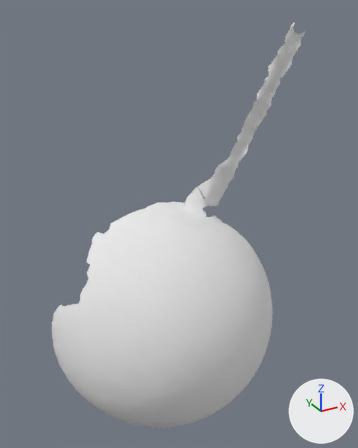
One commit to the OBJ model res/pendulum_horizontal/Pendulum_horizontal.000024.obj: the scene before it, then after it.
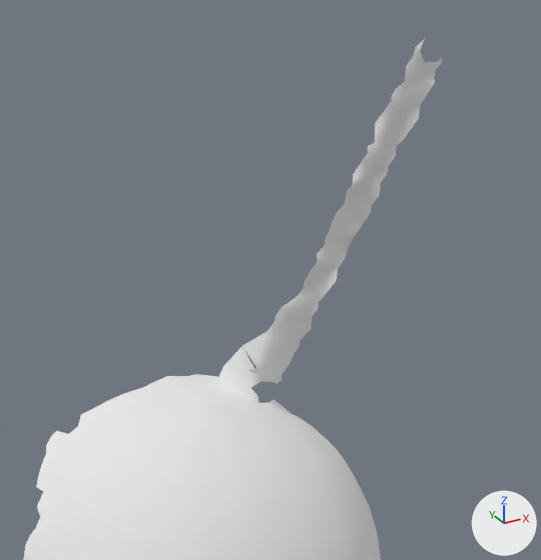
Each version appears first whole from a 50 mm camera at (-436.0, -122.0, 436.0) aimed at (-181.0, 342.0, 203.0), and next in a close-up on the part from 19% to 100% of the width and 0% to 67% of the height. The axes (+X, +Y, +Z) are drawn at lower right. The lights are the same throughout. Where no turn or scale is listed for an object, it has been applied to the vertices.

The first close-up shows 'Pendulum_horizontal.000024'.
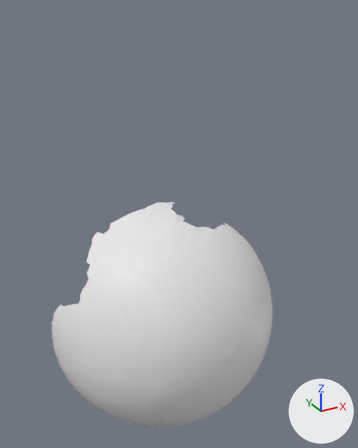
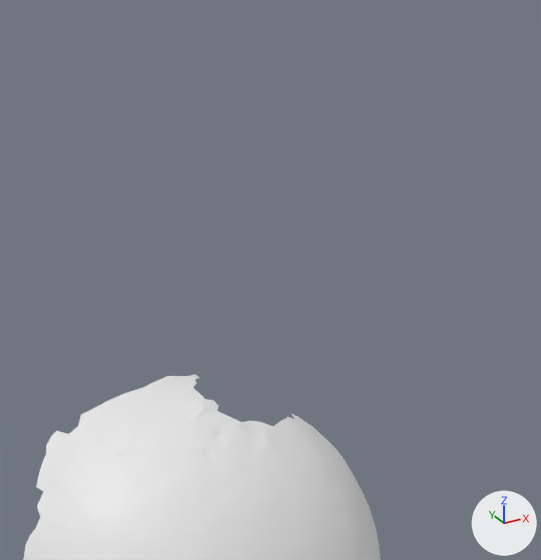
Boxes (x1, y1, x2, y2) around the edits, measured in the close-ups (541 x 560 px):
'Pendulum_horizontal.000024', reshaped: before (23, 38, 442, 560); after (23, 374, 381, 560)
part 1 of me_pendulum_horizontal_000024, deleted: before (193, 38, 442, 426)

The change in detail:
me_pendulum_horizontal_000024 is used by ob_pendulum_horizontal_000024; location (0.0, 0.0, 0.0).
me_pendulum_horizontal_000024 had 5259 vertices, 10345 faces and spanned x -331.0..-42.0, y 242.0..409.0, z -90.0..422.0.
me_pendulum_horizontal_000024 no longer uses material mat_pendulum_horizontal_000024 (white #e7e7e7).
me_pendulum_horizontal_000024 now has 4863 vertices, 9626 faces and spans x -331.0..-50.0, y 242.0..409.0, z -90.0..207.0.
me_pendulum_horizontal_000024 part 1: 396 vertices removed from x -165.0..-42.0, y 314.0..404.0, z 186.0..422.0.
